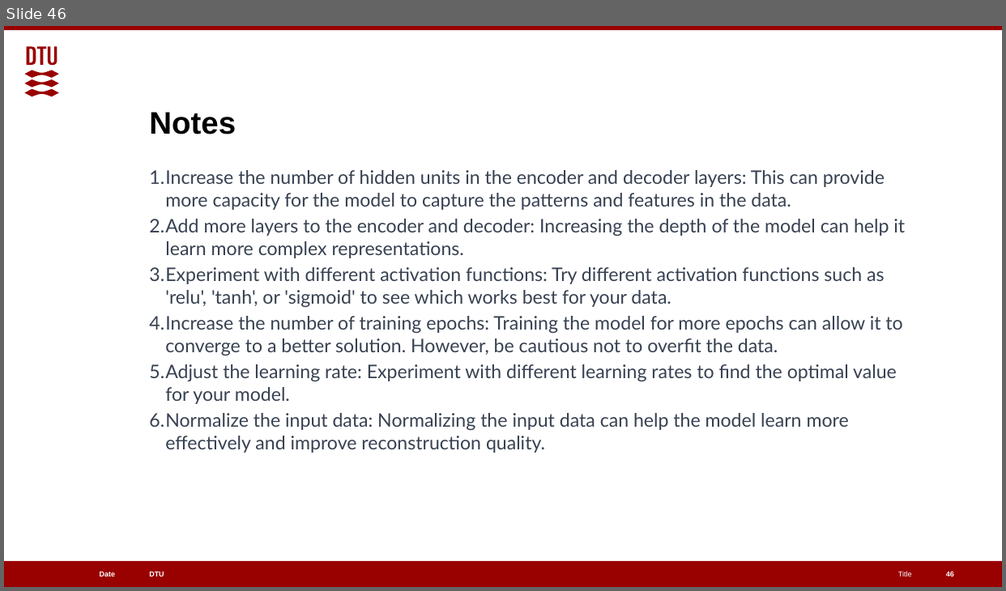
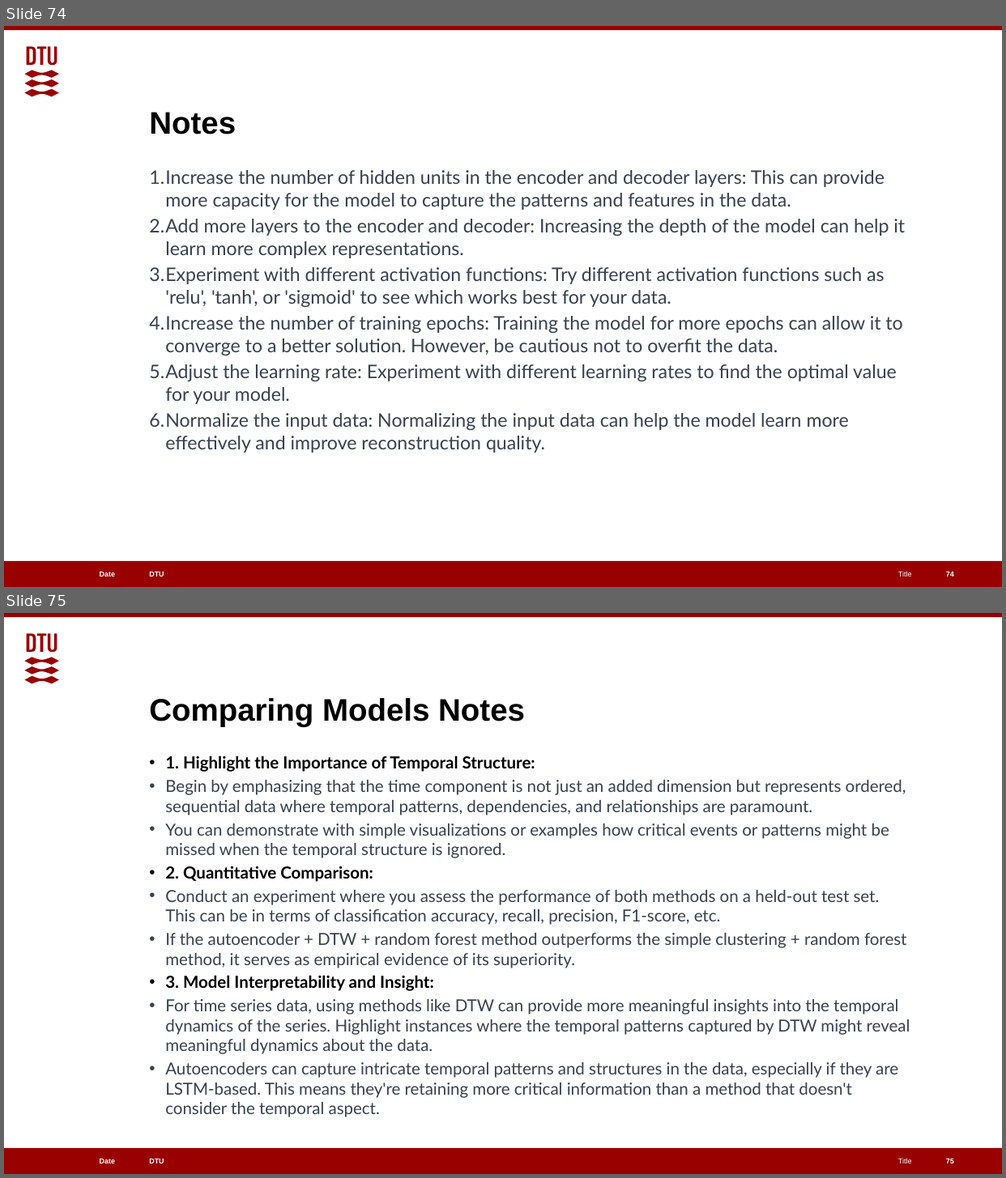
Before and after one commit to EGpineapples/Cell-Lifelines-Autoencoder, a slide deck: Classifying Metabolic Fluxes.pptx. Shown one above the other, each under a label of ours: slide 46 before the commit, slides 74 and 75 after it. The pictures are 1006x591 and 1006x1178 pixels, drawn with LibreOffice and Linux fonts; fonts in the diff are those of the drawing. Boxes give left, top, right and bottom in pixels: in the first picture for what was removed or moved away, otherwise in the second. Text is boxed around its words. In the diff, an @@ line names an element or a change of style, - is before the commit and + after.

```diff
--- a/Classifying Metabolic Fluxes.pptx
+++ b/Classifying Metabolic Fluxes.pptx
@@ slide 75 added at [4, 613, 1002, 1174], background #FFFFFF; not listed: 6 template elements that a slide beside it also shows @@
@@ title added at [149, 698, 525, 727], 30 pt, text #000000, bold @@
+Comparing Models Notes
@@ text added at [165, 756, 910, 1118], 16 pt, text #374151 @@
+• 1. Highlight the Importance of Temporal Structure:
+• Begin by emphasizing that the time component is not just an added dimension but represents ordered, sequential data where temporal patterns, dependencies, and relationships are paramount.
+• You can demonstrate with simple visualizations or examples how critical events or patterns might be missed when the temporal structure is ignored.
+• 2. Quantitative Comparison:
+• Conduct an experiment where you assess the performance of both methods on a held-out test set. This can be in terms of classification accuracy, recall, precision, F1-score, etc.
+• If the autoencoder + DTW + random forest method outperforms the simple clustering + random forest method, it serves as empirical evidence of its superiority.
+• 3. Model Interpretability and Insight:
+• For time series data, using methods like DTW can provide more meaningful insights into the temporal dynamics of the series. Highlight instances where the temporal patterns captured by DTW might reveal meaningful dynamics about the data.
+• Autoencoders can capture intricate temporal patterns and structures in the data, especially if they are LSTM-based. This means they're retaining more critical information than a method that doesn't consider the temporal aspect.
@@ page number added at [946, 1159, 954, 1164], 7 pt, text #FFFFFF, bold @@
+75
@@ what was slide 46 is now slide 74 @@
@@ page number at [946, 572, 954, 577]: text changed @@
-46
+74
```
Also in this commit, not shown: 9 slides changed, 29 other slides added.
